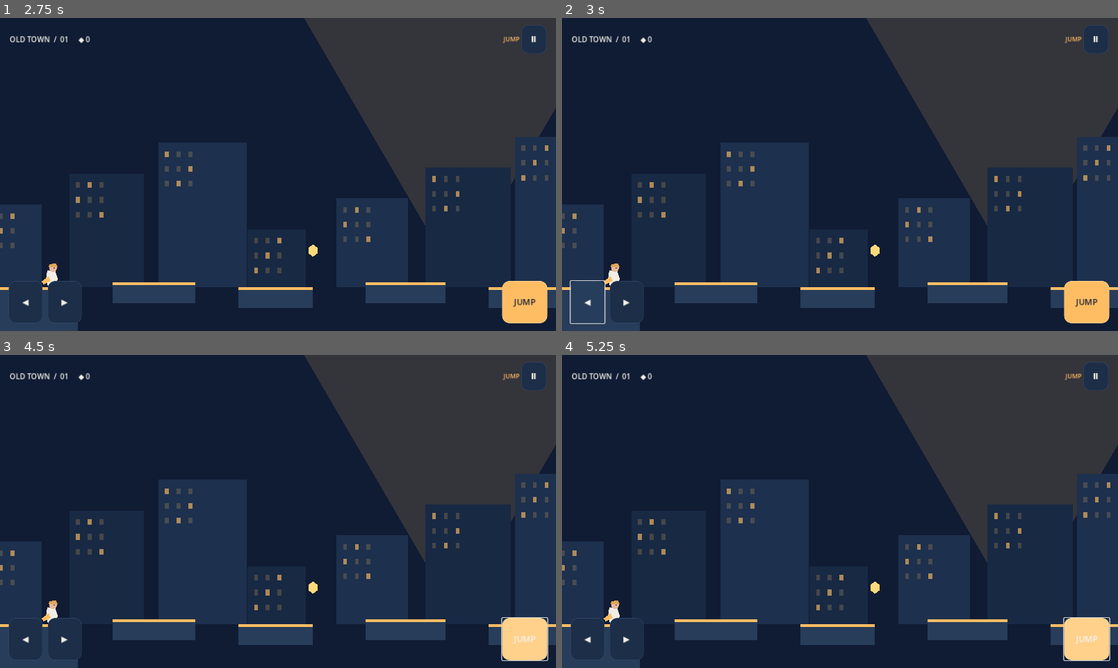
Above: before the commit, frames 1-4 (two rows, left to right).
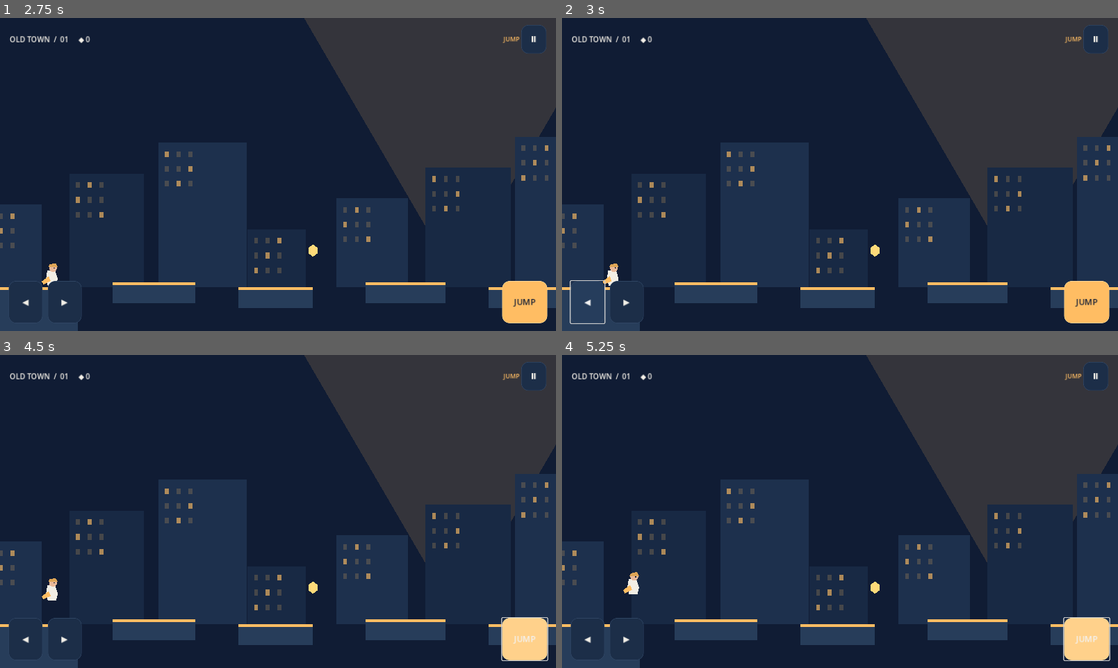
Above: after the commit, the same moments.

Repository: latexgold/Rooftop-Run
Game: Godot game, scene res://scenes/main.tscn
Two runs of this game, one before a commit and one after it. Both use one fixed random seed, a clock stepped at 60 frames per second and the inputs below.
Inputs:
- Up to frame 1 (2.75 s): click "CONTINUE · LEVEL 01" at 0.5 s; click "Ⅱ" at 1.25 s; click "RESTART CHECKPOINT" at 2 s
- Up to frame 2 (3 s): click "◀" at 2.75 s
- Up to frame 3 (4.5 s): click "▶" at 3.5 s; click "JUMP" at 4.25 s
- Up to frame 4 (5.25 s): tap Enter at 5 s; hold D (move_right, bound only after the commit) from 5.03 s (still down); tap Shift (dash, bound only after the commit) at 5.1 s

Frame 1 is identical in both runs. In frame 2, less than 0.1% of the frame differs, in the area x 7-11%, y 78-86%; in frame 3, 0.2%, in the area x 7-11%, y 71-86%; in frame 4, 0.2%.

Commit message:
Add keyboard input mappings

Diff:
--- a/project.godot
+++ b/project.godot
@@ -13,6 +13,28 @@
 window/size/window_height_override=720
 window/stretch/mode="canvas_items"
 
+[input]
+move_left={
+"deadzone": 0.2,
+"events": [Object(InputEventKey,"physical_keycode":65), Object(InputEventKey,"physical_keycode":4194311)]
+}
+move_right={
+"deadzone": 0.2,
+"events": [Object(InputEventKey,"physical_keycode":68), Object(InputEventKey,"physical_keycode":4194313)]
+}
+jump={
+"deadzone": 0.2,
+"events": [Object(InputEventKey,"physical_keycode":32), Object(InputEventKey,"physical_keycode":87)]
+}
+dash={
+"deadzone": 0.2,
+"events": [Object(InputEventKey,"physical_keycode":4194325), Object(InputEventKey,"physical_keycode":88)]
+}
+pause={
+"deadzone": 0.2,
+"events": [Object(InputEventKey,"physical_keycode":4194305), Object(InputEventKey,"physical_keycode":80)]
+}
+
 [rendering]
 renderer/rendering_method="gl_compatibility"
 renderer/rendering_method.mobile="gl_compatibility"
